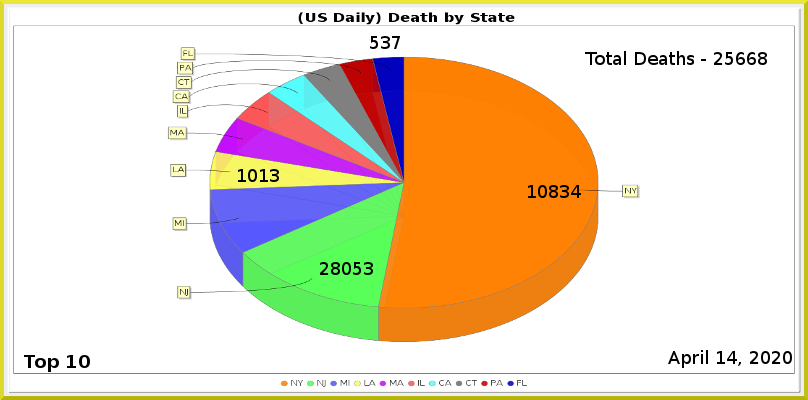
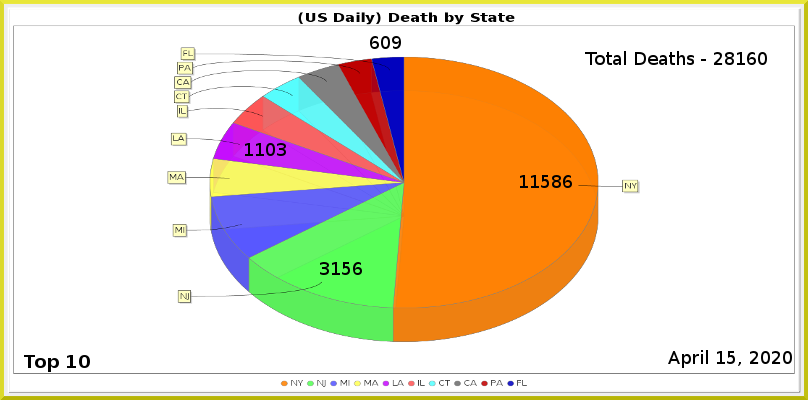
Layer changes from the first 808 × 400 image to the second:
painted on "Least" over [370, 36, 401, 49]
painted on "LA" over [238, 143, 286, 182]
painted on "NJ" over [320, 262, 373, 275]
painted on "NY" over [520, 175, 581, 198]
renamed "Total Deaths - 25668" to "Total Deaths - 28160", painted on it over [725, 52, 767, 65]
painted on "Current Date" over [727, 351, 737, 364]
painted on "Death_by_State.png" over [167, 47, 640, 387]
